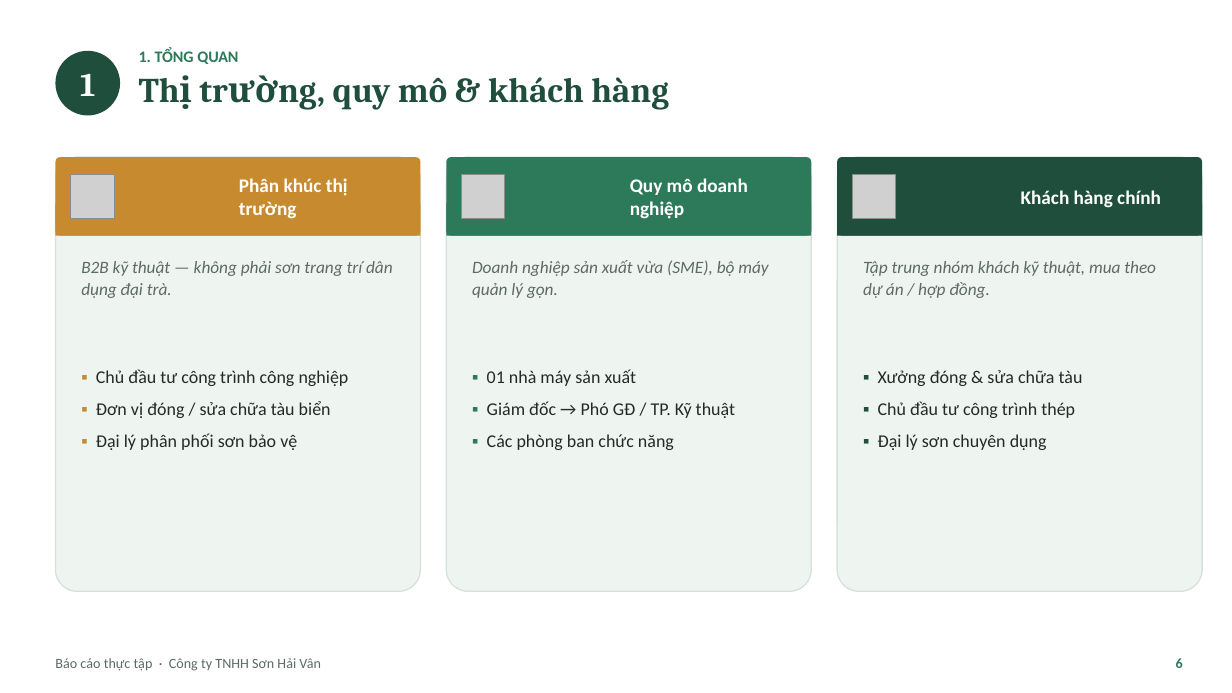
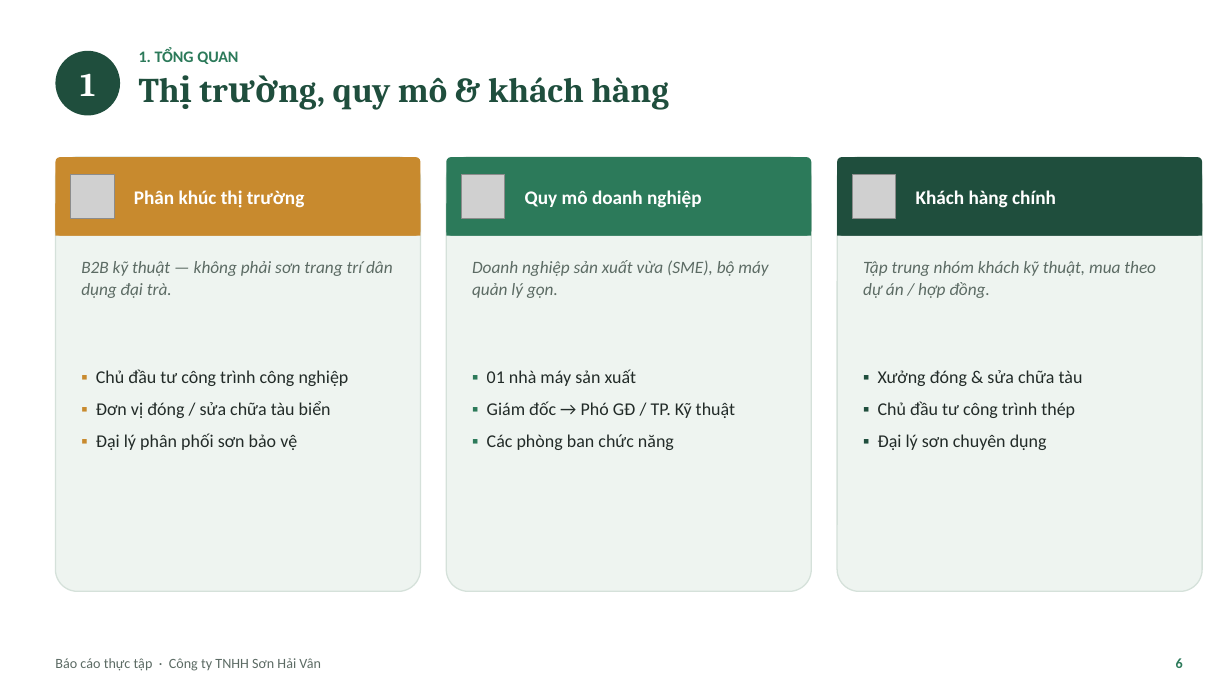
Before and after one commit to tranconcoder/pubic-resources, a slide deck: slide 6 of SuHeo/Báo cáo thực tập - Sơn Hải Vân.pptx. Drawn at 1232x693 pixels with LibreOffice and Linux fonts; fonts in the diff are those of the drawing; grey boxes stand for pictures. Boxes give left, top, right and bottom in pixels: in the first picture for what was removed or moved away, otherwise in the second. Text is boxed around its words. In the diff, an @@ line names an element or a change of style, - is before the commit and + after.

```diff
--- a/SuHeo/Báo cáo thực tập - Sơn Hải Vân.pptx
+++ b/SuHeo/Báo cáo thực tập - Sơn Hải Vân.pptx
@@ text "Phân khúc thị trường" rewrapped from [239, 178, 348, 219] to [134, 190, 305, 208] @@
@@ text "Quy mô doanh nghiệp" rewrapped from [630, 178, 748, 219] to [525, 190, 701, 208] @@
@@ text "Khách hàng chính": place and size @@
-text "Khách hàng chính" at [1021, 190, 1161, 208]
+text "Khách hàng chính" at [916, 190, 1056, 208]
```
Also in this commit, not shown: 9 other slides changed, 2 slides added, 1 other file.
